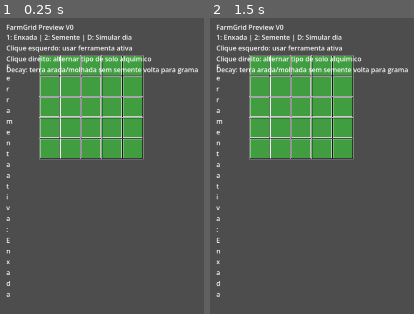
Above: before the commit, frames 1-2 (left to right).
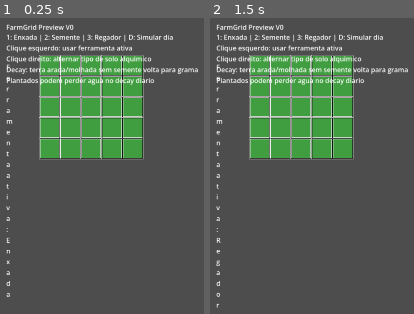
Above: after the commit, the same moments.

Repository: LeandroSatsuki/Cauldron-Crops
Game: Godot game, scene res://Scenes/dev/FarmGridPreview.tscn
Same seed, same stepped clock (60 frames per second), same inputs: the game is played once before the commit and once after it. This scene is started directly instead of the project's main scene.
Inputs (mouse positions are in pixels of both pictures, inside the frame that each line leads up to):
- Up to frame 1 (0.25 s): no input
- Up to frame 2 (1.5 s): tap Enter at 0.5 s; move the mouse to (outside the picture) at 0.52 s; hold D 0.53-1.25 s; tap 3 at 0.6 s; click (outside the picture) at 0.67 s; tap Space at 1.25 s; drag from (outside the picture) to (outside the picture) at 1.27 s

The runs differ from the first frame. In frame 1, 1.2% of the frame differs, in the area x 3-85%, y 5-23%; in frame 2, 1.3%, in the area x 2-85%, y 5-98%.

Commit message:
dev: testa regador fake no farm grid preview

Diff:
--- a/Scenes/dev/FarmGridPreview.tscn
+++ b/Scenes/dev/FarmGridPreview.tscn
@@ -11,8 +11,8 @@
 
 [node name="InfoLabel" type="Label" parent="."]
 position = Vector2(20, 44)
-size = Vector2(640, 96)
-text = "1: Enxada | 2: Semente | D: Simular dia\nClique esquerdo: usar ferramenta ativa\nClique direito: alternar tipo de solo alquimico\nDecay: terra arada/molhada sem semente volta para grama"
+size = Vector2(720, 118)
+text = "1: Enxada | 2: Semente | 3: Regador | D: Simular dia\nClique esquerdo: usar ferramenta ativa\nClique direito: alternar tipo de solo alquimico\nDecay: terra arada/molhada sem semente volta para grama\nPlantados podem perder agua no decay diario"
 autowrap_mode = 3
 
 [node name="ToolLabel" type="Label" parent="."]
--- a/Scripts/dev/FarmGridPreview.gd
+++ b/Scripts/dev/FarmGridPreview.gd
@@ -3,7 +3,8 @@
 enum ToolType {
 	NONE,
 	HOE,
-	SEED
+	SEED,
+	WATERING_CAN
 }
 
 @onready var tool_label: Label = $ToolLabel
@@ -42,6 +43,11 @@
 				var marker_rect: Rect2 = Rect2(center - Vector2(marker_size * 0.5, marker_size * 0.5), Vector2(marker_size, marker_size))
 				draw_rect(marker_rect, Color(0.95, 0.95, 0.30, 1.0), true)
 				draw_rect(marker_rect, Color(0.20, 0.20, 0.20, 1.0), false, 1.0)
+			if tile.tile_state == FarmTileData.TileState.PLANTADO and tile.is_watered:
+				var watered_marker_size: float = 8.0
+				var watered_marker_rect: Rect2 = Rect2(rect.position + Vector2(rect.size.x - watered_marker_size - 6.0, 6.0), Vector2(watered_marker_size, watered_marker_size))
+				draw_rect(watered_marker_rect, Color(0.35, 0.75, 1.0, 1.0), true)
+				draw_rect(watered_marker_rect, Color(0.08, 0.20, 0.30, 1.0), false, 1.0)
 
 func _unhandled_input(event: InputEvent) -> void:
 	if grid_manager == null:
@@ -58,6 +64,9 @@
 		if key_event.pressed and not key_event.echo and key_event.keycode == KEY_2:
 			_definir_ferramenta(ToolType.SEED)
 			return
+		if key_event.pressed and not key_event.echo and key_event.keycode == KEY_3:
+			_definir_ferramenta(ToolType.WATERING_CAN)
+			return
 
 	if event is not InputEventMouseButton:
 		return
@@ -95,6 +104,8 @@
 			_usar_enxada(tile_position, tile)
 		ToolType.SEED:
 			_usar_semente(tile_position, tile)
+		ToolType.WATERING_CAN:
+			_usar_regador(tile_position, tile)
 		_:
 			print("FarmGridPreview: nenhuma ferramenta ativa no tile (%d, %d)." % [tile_position.x, tile_position.y])
 
@@ -114,16 +125,39 @@
 
 func _usar_semente(tile_position: Vector2i, tile: FarmTileData) -> void:
 	if (tile.tile_state == FarmTileData.TileState.ARADO or tile.tile_state == FarmTileData.TileState.MOLHADO) and tile.crop_id == "":
+		var estava_molhado: bool = tile.tile_state == FarmTileData.TileState.MOLHADO
 		tile.tile_state = FarmTileData.TileState.PLANTADO
 		tile.crop_id = "debug_crop"
 		tile.remaining_growth_time = 10.0
 		tile.total_growth_time = 10.0
+		tile.is_watered = estava_molhado
+		tile.moisture = 1.0 if tile.is_watered else 0.0
 		grid_manager.set_tile(tile_position, tile)
 		queue_redraw()
 		print("FarmGridPreview: Semente plantada no tile (%d, %d)." % [tile_position.x, tile_position.y])
 		return
 
 	print("FarmGridPreview: Semente sem efeito no tile (%d, %d): %s." % [tile_position.x, tile_position.y, _get_tile_state_name(tile.tile_state)])
+
+func _usar_regador(tile_position: Vector2i, tile: FarmTileData) -> void:
+	if tile.tile_state == FarmTileData.TileState.ARADO:
+		tile.tile_state = FarmTileData.TileState.MOLHADO
+		tile.is_watered = true
+		tile.moisture = 1.0
+		grid_manager.set_tile(tile_position, tile)
+		queue_redraw()
+		print("FarmGridPreview: Regador molhou o tile (%d, %d)." % [tile_position.x, tile_position.y])
+		return
+
+	if tile.tile_state == FarmTileData.TileState.PLANTADO:
+		tile.is_watered = true
+		tile.moisture = 1.0
+		grid_manager.set_tile(tile_position, tile)
+		queue_redraw()
+		print("FarmGridPreview: Regador molhou a plantacao no tile (%d, %d)." % [tile_position.x, tile_position.y])
+		return
+
+	print("FarmGridPreview: Regador sem efeito no tile (%d, %d): %s." % [tile_position.x, tile_position.y, _get_tile_state_name(tile.tile_state)])
 
 func _simular_decay_diario() -> void:
 	if grid_manager == null:
@@ -142,6 +176,10 @@
 			tile.moisture = 0.0
 			grid_manager.set_tile(tile.grid_position, tile)
 			tiles_limpos += 1
+		elif tile.tile_state == FarmTileData.TileState.PLANTADO and tile.crop_id != "":
+			tile.is_watered = false
+			tile.moisture = 0.0
+			grid_manager.set_tile(tile.grid_position, tile)
 
 	queue_redraw()
 	print("FarmGridPreview: decay diario limpou %d tile(s) arados sem semente." % tiles_limpos)
@@ -263,6 +301,8 @@
 			return "Enxada"
 		ToolType.SEED:
 			return "Semente"
+		ToolType.WATERING_CAN:
+			return "Regador"
 		ToolType.NONE:
 			return "Nenhuma"
 		_:
Not shown, changed: docs/CHANGELOG.md
Not shown, changed: docs/DECISIONS.md
Not shown, changed: docs/FARM_SYSTEM_V2.md
Not shown, changed: docs/ROADMAP.md
